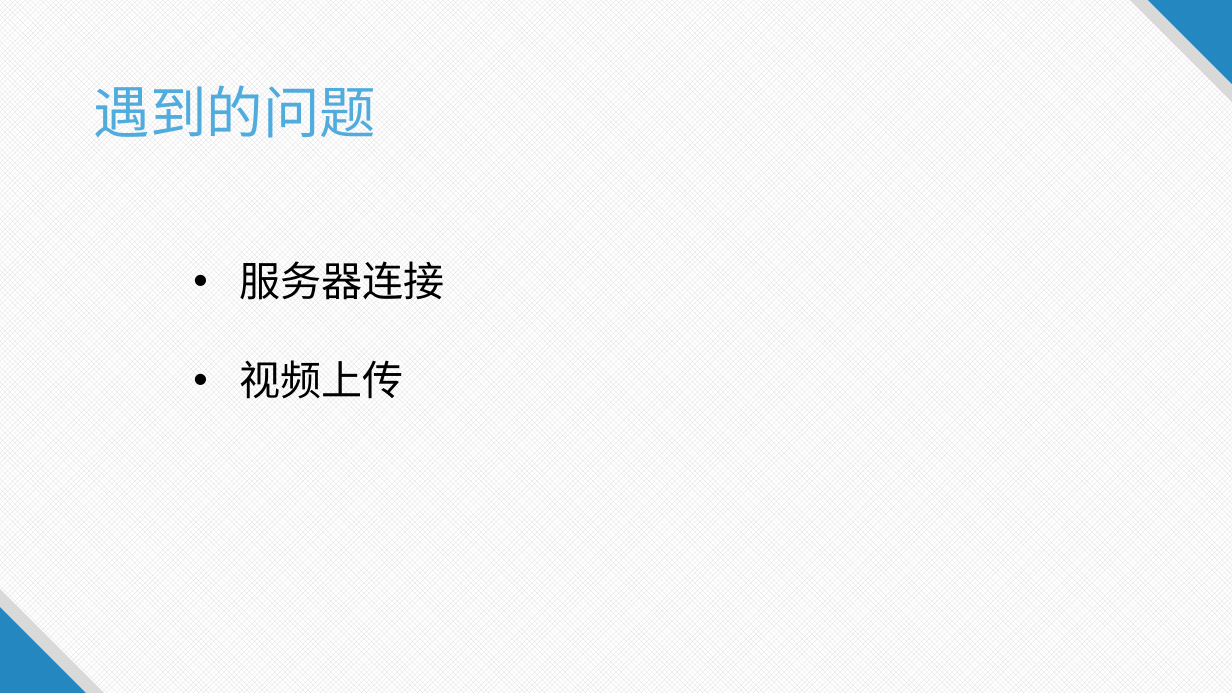
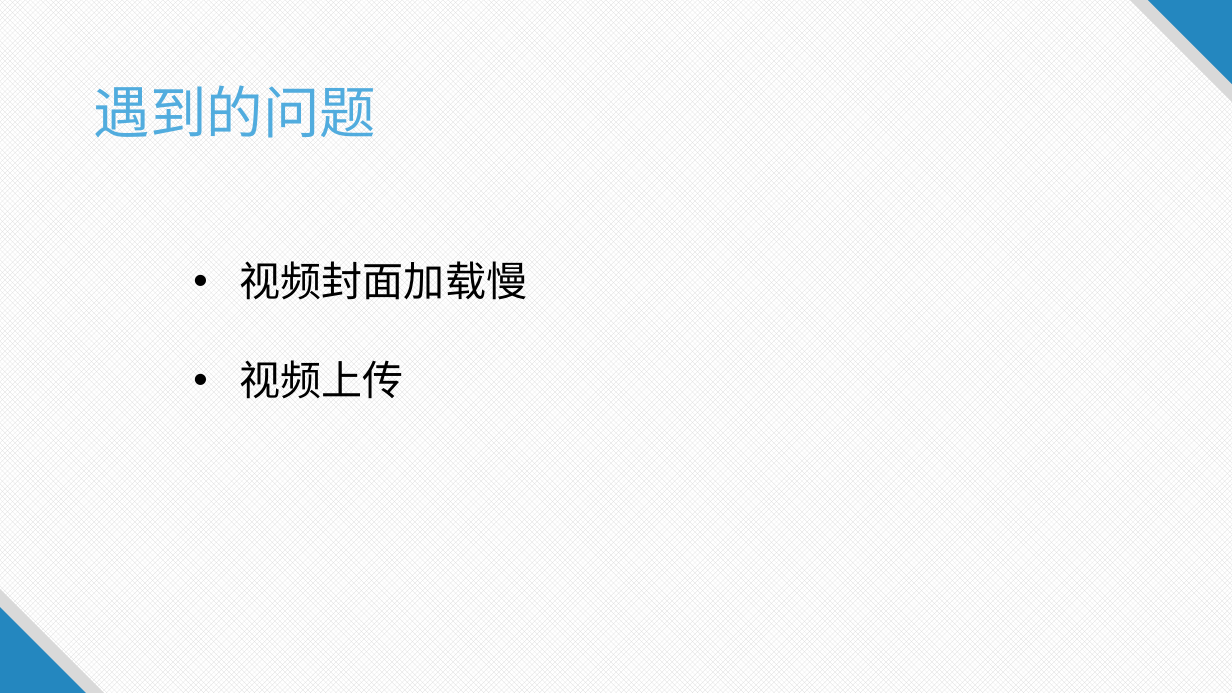
Before and after one commit to blahblah2333/android_miniDouYin, a slide deck: slide 6 of Mini抖音app设计.pptx. Drawn at 1232x693 pixels with LibreOffice and Linux fonts; fonts in the diff are those of the drawing. Boxes give left, top, right and bottom in pixels: in the first picture for what was removed or moved away, otherwise in the second. Text is boxed around its words. In the diff, an @@ line names an element or a change of style, - is before the commit and + after.

```diff
--- a/Mini抖音app设计.pptx
+++ b/Mini抖音app设计.pptx
@@ text at (240,261,528,300): text changed @@
-• 服务器连接
+• 视频封面加载慢
```
Also in this commit, not shown: 5 other slides changed.
